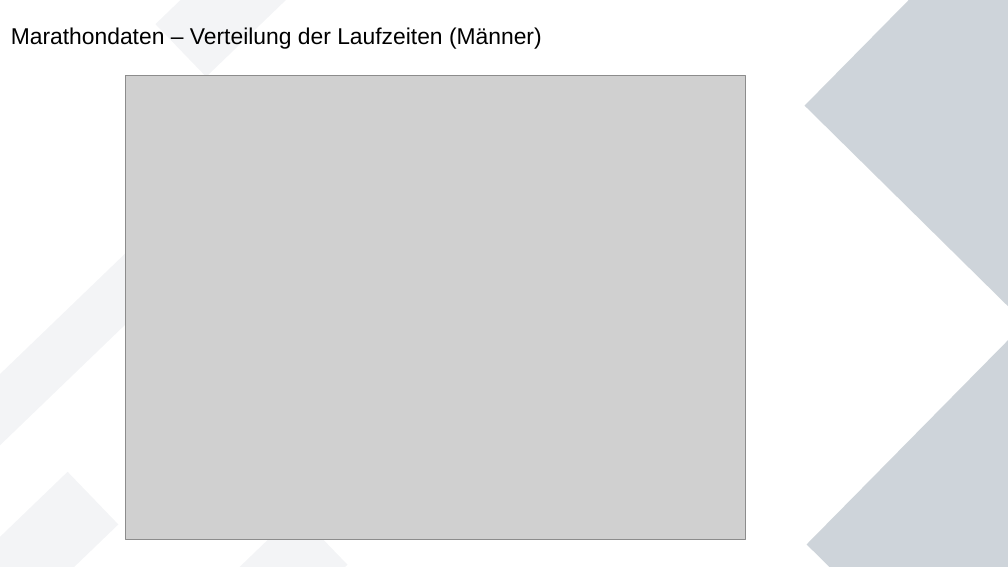
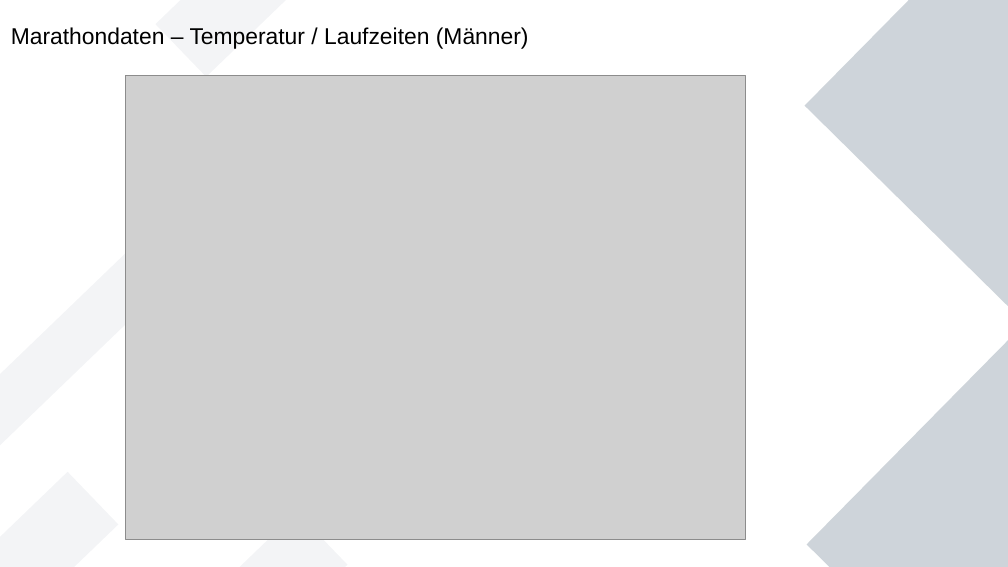
Before and after one commit to Wade-Sys/wma, a slide deck: slide 11 of analyse/Erste_Analysen.odp (slide 8 before the commit). Drawn at 1008x567 pixels with LibreOffice and Linux fonts; fonts in the diff are those of the drawing; grey boxes stand for pictures. Boxes give left, top, right and bottom in pixels: in the first picture for what was removed or moved away, otherwise in the second. Text is boxed around its words. In the diff, an @@ line names an element or a change of style, - is before the commit and + after.

```diff
--- a/analyse/Erste_Analysen.odp
+++ b/analyse/Erste_Analysen.odp
@@ title at (11,27,529,49): text changed @@
-Marathondaten – Verteilung der Laufzeiten (Männer)
+Marathondaten – Temperatur / Laufzeiten (Männer)
```
Also in this commit, not shown: 1 other slide changed, 10 slides added, 12 other files.
